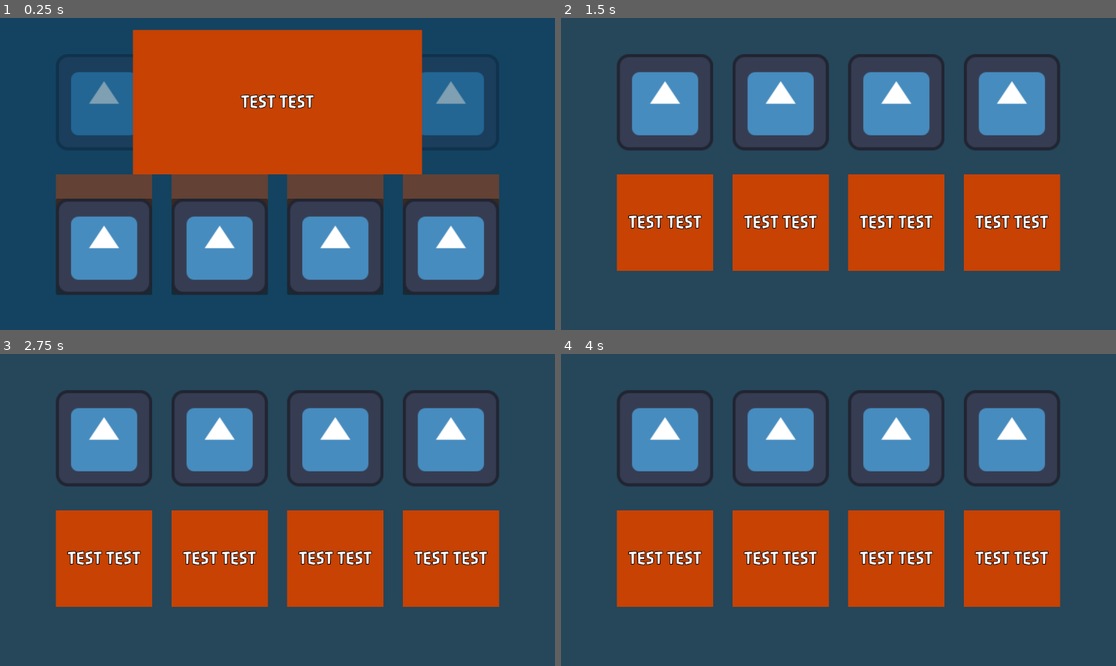
Above: before the commit, frames 1-4 (two rows, left to right).
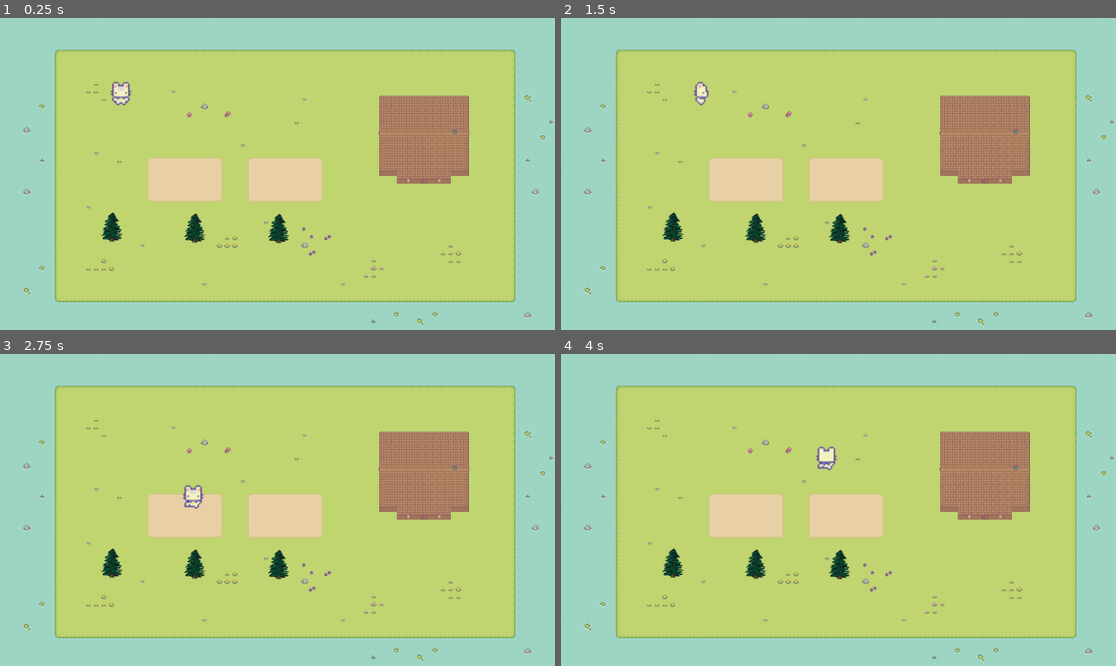
Above: after the commit, the same moments.

Repository: Saylopong/Capstone-UMGC
Game: Godot game, scene res://Scenes/Game_Manager/Game_Manager.tscn
Same seed, same stepped clock (60 frames per second), same inputs: the game is played once before the commit and once after it. The engine's default icon, where the game draws it, is replaced by a stand-in: a white triangle on a blue panel in a dark square.
Inputs (mouse positions are in pixels of both pictures, inside the frame that each line leads up to):
- Up to frame 1 (0.25 s): no input
- Up to frame 2 (1.5 s): click (666, 245) at 0.52 s; tap Enter at 1.25 s; hold D (Right) from 1.28 s (still down); hold E (Interact) from 1.28 s (still down)
- Up to frame 3 (2.75 s): release D (Right) at 2.03 s; release E (Interact) at 2.03 s; hold S (Down) from 2.03 s (still down); tap E (Interact) at 2.1 s
- Up to frame 4 (4 s): release S (Down) at 2.78 s; hold D (Right) 2.78-3.53 s; hold E (Interact) 2.78-3.53 s; hold W (Up) from 3.53 s (still down); tap E (Interact) at 3.6 s

The runs differ from the first frame. In frame 1, 100% of the frame differs, in the area x 0-100%, y 0-100%; in frame 2, 100%; in frame 3, 100%; in frame 4, 100%.

Commit message:
Hide UI's on Game_Manager Scene

Diff:
--- a/Capstone Project/capstone-project/Scenes/Game_Manager/Game_Manager.tscn
+++ b/Capstone Project/capstone-project/Scenes/Game_Manager/Game_Manager.tscn
@@ -5,6 +5,7 @@
 [ext_resource type="PackedScene" uid="uid://1rf4n5ajaipo" path="res://Scenes/ASL_UI/ASL_Learning/asl_learning_ui.tscn" id="3_kfri6"]
 [ext_resource type="PackedScene" uid="uid://cxkpsebnd05at" path="res://Scenes/ASL_UI/ASL_Quiz/ASL_Quiz_UI.tscn" id="4_2eqbm"]
 [ext_resource type="PackedScene" uid="uid://uj05kj8dd14x" path="res://Scenes/Pause_UI/Pause_UI.tscn" id="5_eqiw4"]
+[ext_resource type="PackedScene" uid="uid://cs667hsowc61p" path="res://Scenes/Farm/farm.tscn" id="6_y87pn"]
 
 [node name="Game_Manager" type="Node" unique_id=1638152063]
 process_mode = 3
@@ -14,7 +15,12 @@
 database3 = ExtResource("2_20xgo")
 
 [node name="ASL_Learning_UI" parent="." unique_id=603574902 instance=ExtResource("3_kfri6")]
+visible = false
 
 [node name="ASL_Quiz_UI" parent="." unique_id=676744762 instance=ExtResource("4_2eqbm")]
+visible = false
 
 [node name="Pause_UI" parent="." unique_id=888389429 instance=ExtResource("5_eqiw4")]
+visible = false
+
+[node name="Farm" parent="." unique_id=1743081988 instance=ExtResource("6_y87pn")]
